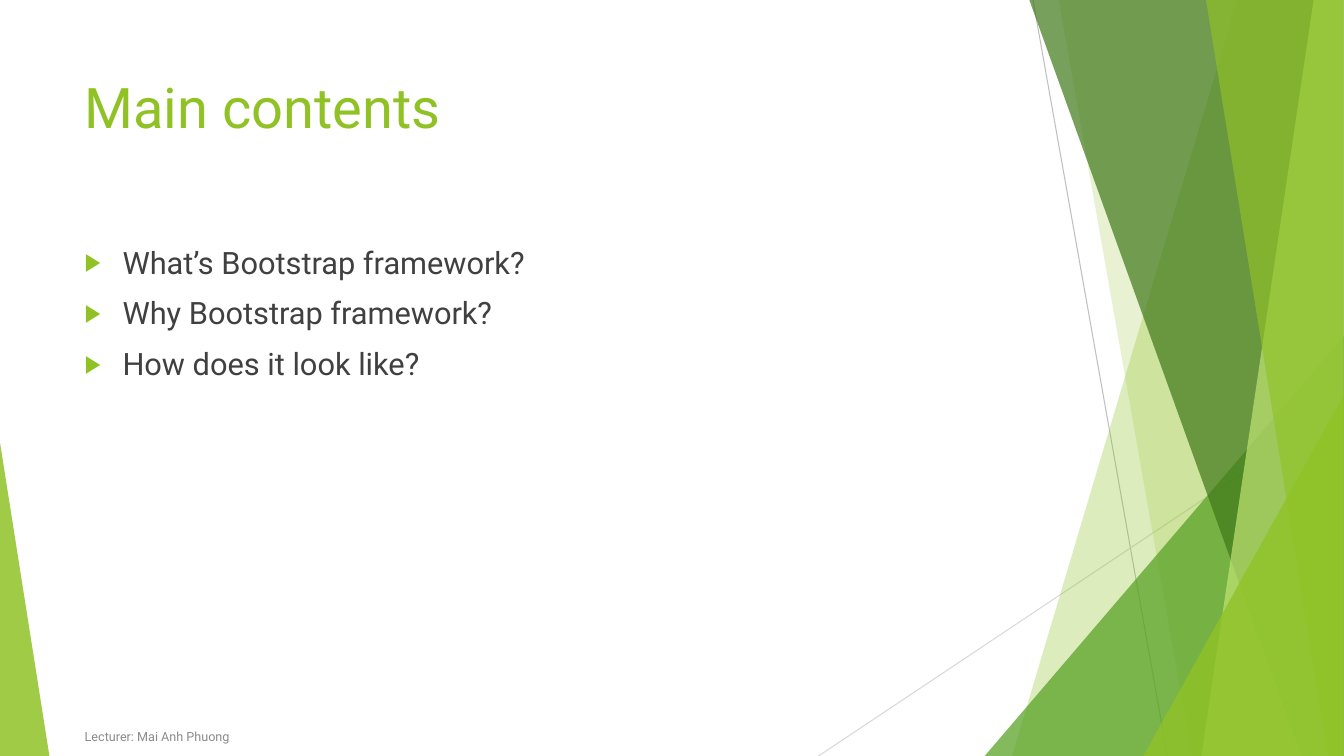
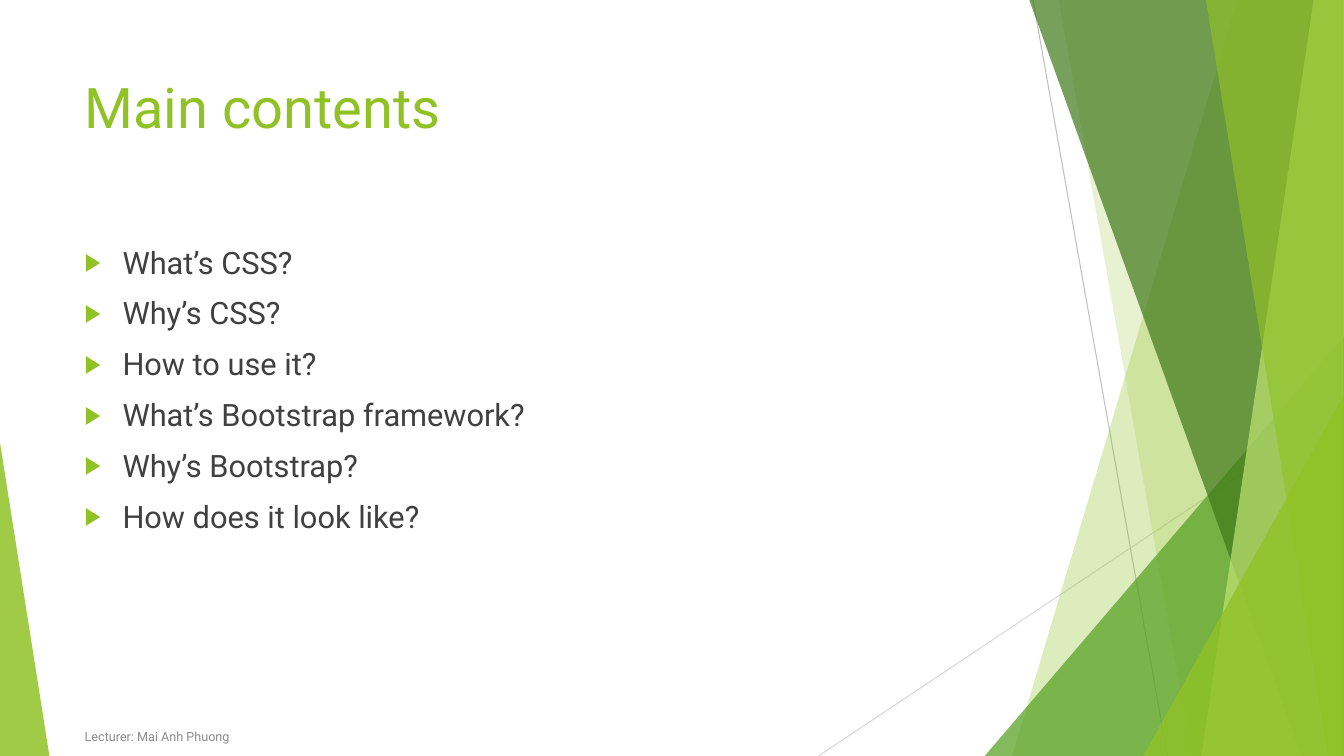
Before and after one commit to anhphuong190190/Repositories, a slide deck: slide 5 of GreenAcademy/Bootstrap In Actions.pptx. Drawn at 1344x756 pixels with LibreOffice and Linux fonts; fonts in the diff are those of the drawing. Boxes give left, top, right and bottom in pixels: in the first picture for what was removed or moved away, otherwise in the second. Text is boxed around its words. In the diff, an @@ line names an element or a change of style, - is before the commit and + after.

Commit message:
Update Bootstrap ppt

```diff
--- a/GreenAcademy/Bootstrap In Actions.pptx
+++ b/GreenAcademy/Bootstrap In Actions.pptx
@@ text at (123,251,316,376): paragraphs added @@
+▶ What’s CSS?
+▶ Why’s CSS?
+▶ How to use it?
@@ text at (123,454,358,484): text changed @@
-▶ Why Bootstrap framework?
+▶ Why’s Bootstrap?
```
Also in this commit, not shown: 8 other slides changed, 13 slides added.
